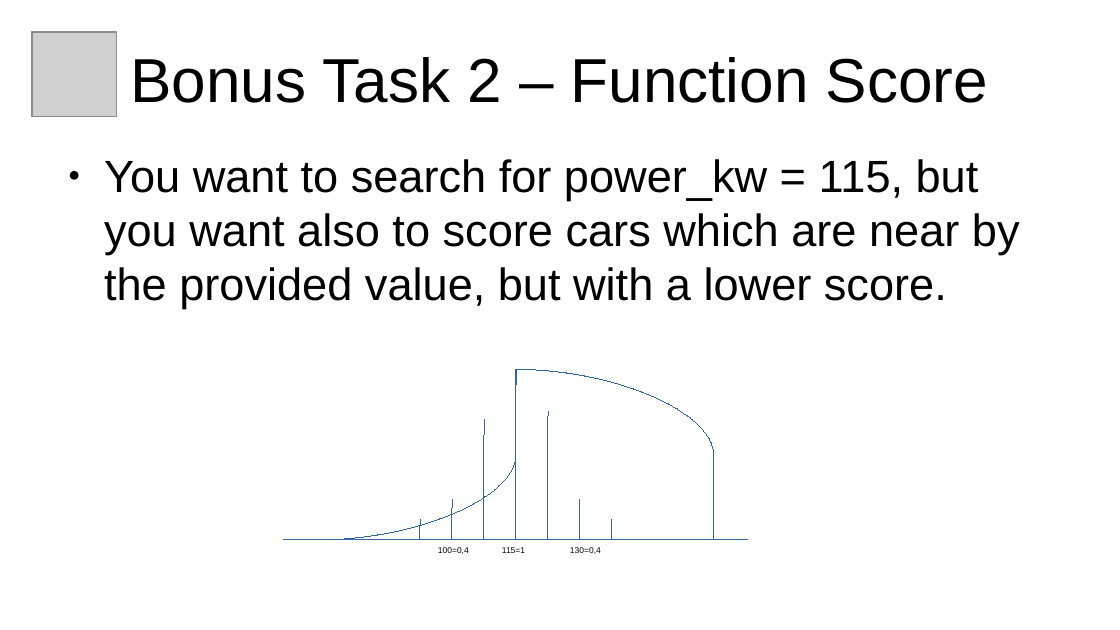
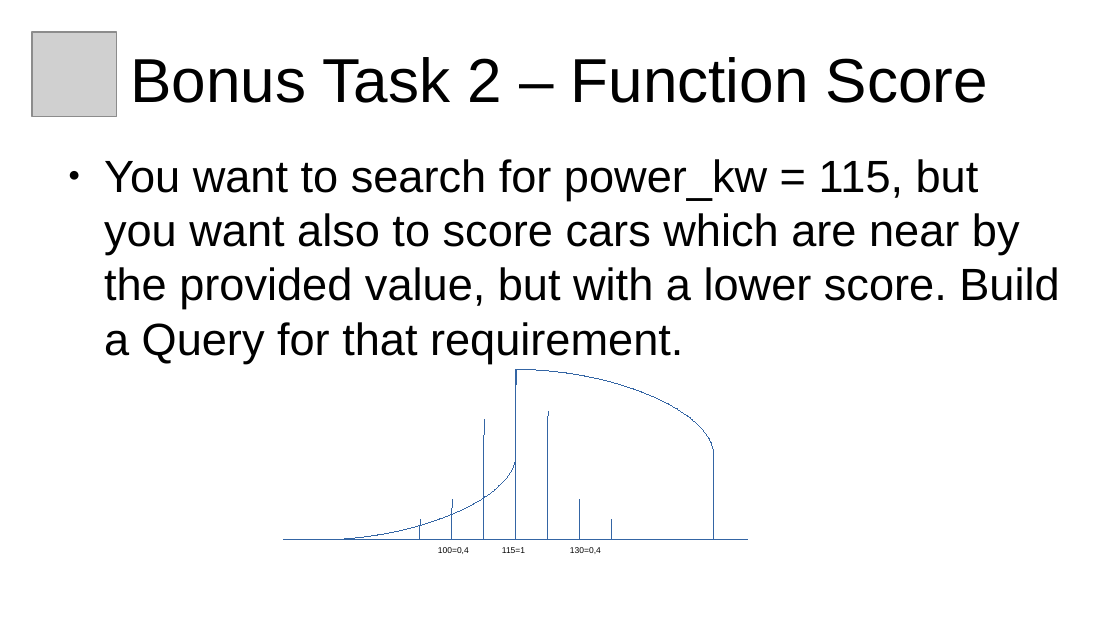
Before and after one commit to xtermi2/elasticsearch_training, a slide deck: slide 13 of elasticsearch_101_v2.odp. Drawn at 1120x630 pixels with LibreOffice and Linux fonts; fonts in the diff are those of the drawing; grey boxes stand for pictures. Boxes give left, top, right and bottom in pixels: in the first picture for what was removed or moved away, otherwise in the second. Text is boxed around its words. In the diff, an @@ line names an element or a change of style, - is before the commit and + after.

```diff
--- a/elasticsearch_101_v2.odp
+++ b/elasticsearch_101_v2.odp
@@ text at box(104, 159, 1059, 363): text changed @@
-● You want to search for power_kw = 115, but you want also to score cars which are near by the provided value, but with a lower score.
+● You want to search for power_kw = 115, but you want also to score cars which are near by the provided value, but with a lower score. Build a Query for that requirement.
```
Also in this commit, not shown: 1 other slide changed, 1 other file.
